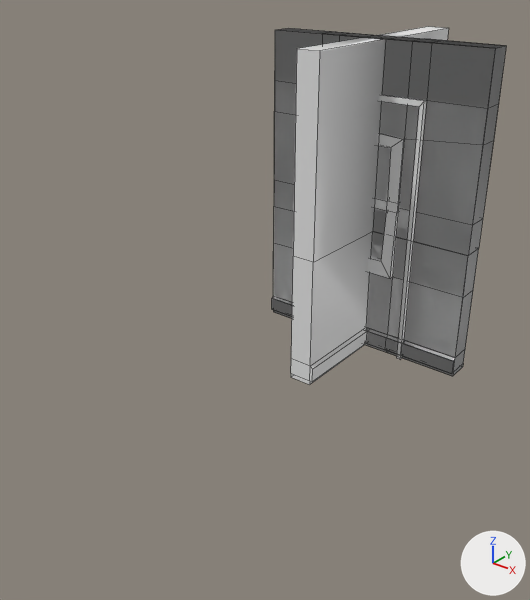
One commit to the FBX model Assets/Raw/walls.fbx: the scene before it, then after it.
The view is the same before and after, from a camera (50 mm lens) standing at (3.16, -5.44, 3.37) and looking at (0.03, -1.52, 0.94). The lights are fixed; the arrows at lower right show +X, +Y and +Z. The picture after the commit comes second. Mesh edges are drawn as thin lines.

The first picture shows 'Door Wall', 'External Corner', 'Flat Wall', 'Internal Corner', 'Window'.
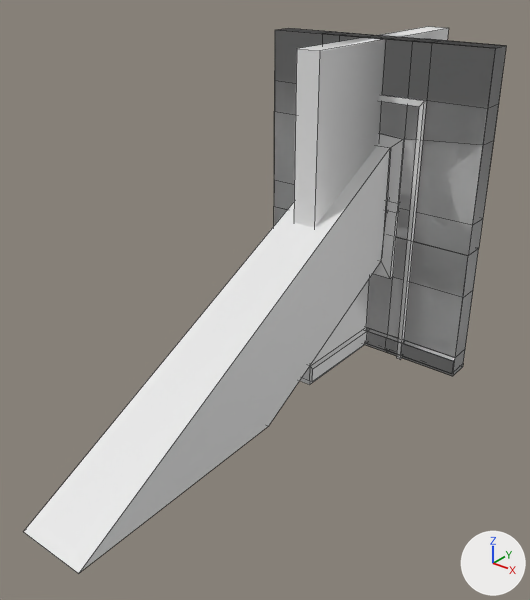
What differs and where, as boxes [x1, y1, x2, y2] in the pictures (530 x 600 px):
```json
{"object": "Light Beam", "change": "added", "after": [24, 146, 390, 573]}
```

Scene script edits in JSON lines:
```json
{"op": "add", "block": "me_cube", "code": ["me_cube = bpy.data.meshes.new('Cube')", "me_cube.from_pydata([(-0.23, -1.74, 0.0), (-0.28, -3.61, 0.0), (-0.22, -0.12, 0.86), (-0.22, -0.12, 1.86), (0.23, -1.74, 0.0), (0.28, -3.61, 0.0), (0.22, -0.12, 0.86), (0.22, -0.12, 1.86)], [], [(0, 1, 3, 2), (6, 7, 5, 4), (2, 6, 4, 0), (7, 3, 1, 5)])"]}
{"op": "add", "block": "ob_light_beam", "code": ["ob_light_beam = bpy.data.objects.new('Light Beam', me_cube)", "ob_light_beam.location = (0.0, 0.0, 0.0)"]}
```
